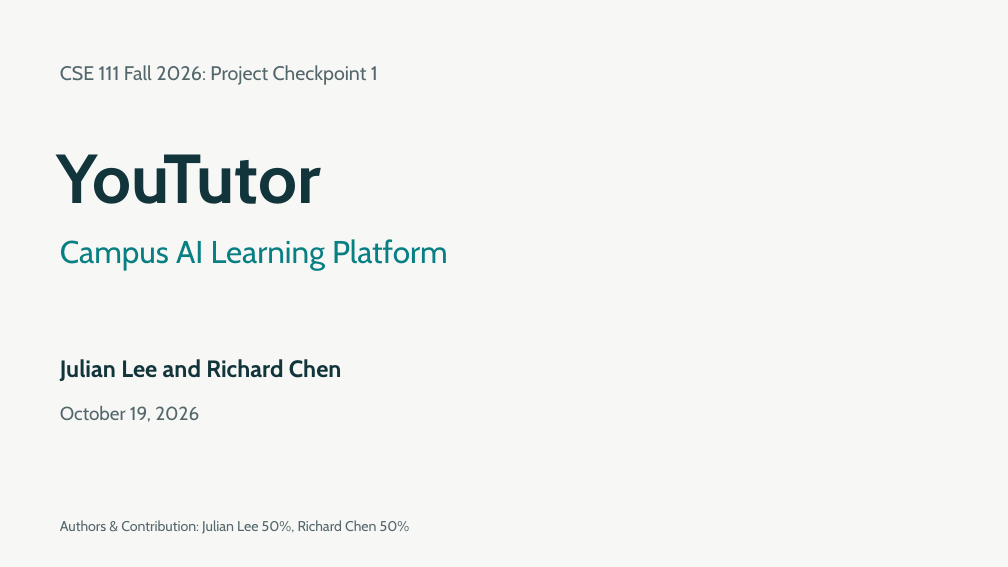
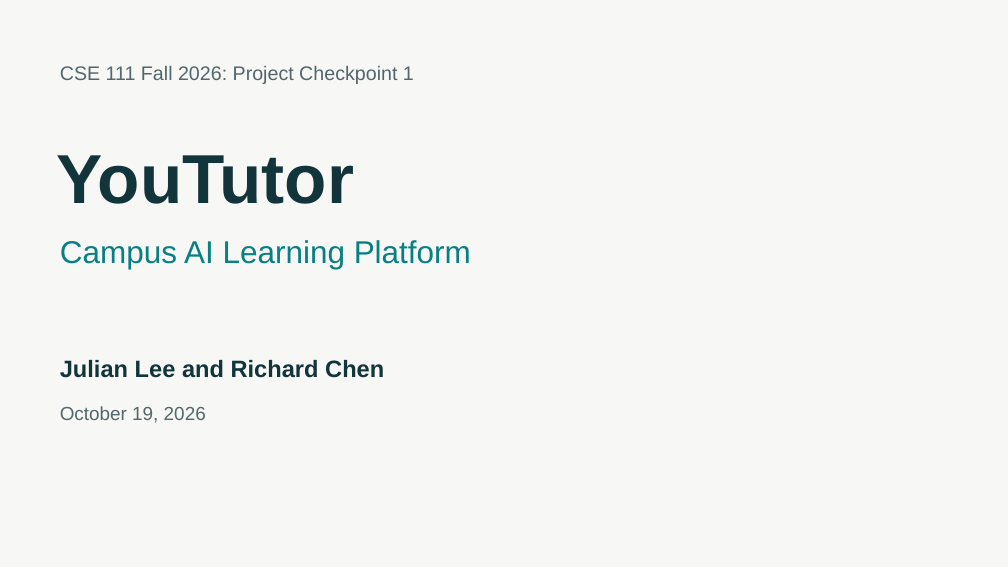
Before and after one commit to BoyManWamen/YouTutor, a slide deck: slide 1 of Checkpoint1-slides.pptx. Drawn at 1008x567 pixels with LibreOffice and Linux fonts; fonts in the diff are those of the drawing. Boxes give left, top, right and bottom in pixels: in the first picture for what was removed or moved away, otherwise in the second. Text is boxed around its words. In the diff, an @@ line names an element or a change of style, - is before the commit and + after.

Commit message:
Update: Checkpoint 1 specs and slides

```diff
--- a/Checkpoint1-slides.pptx
+++ b/Checkpoint1-slides.pptx
@@ font Cabin to Arial in 5 elements at (57, 155, 354, 204), (60, 240, 471, 269), (60, 66, 414, 84), (60, 360, 384, 378), (60, 406, 206, 423) @@
@@ text removed at (60, 520, 410, 534) @@
-Authors & Contribution: Julian Lee 50%, Richard Chen 50%
```
Also in this commit, not shown: 2 other slides changed, 13 slides added, 1 slide removed, 1 other file.
